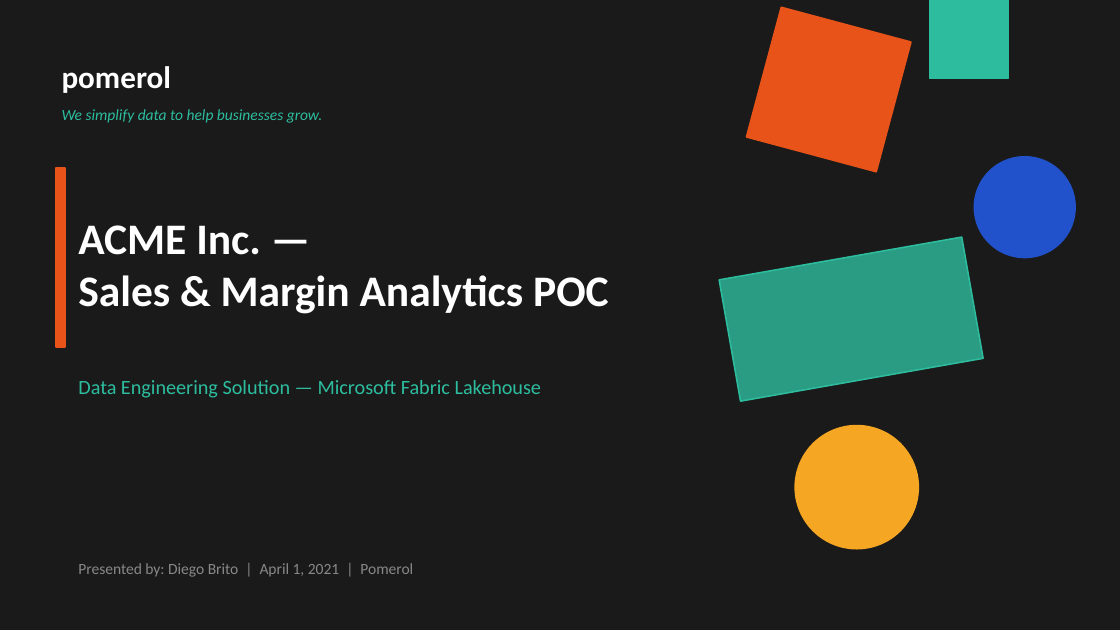
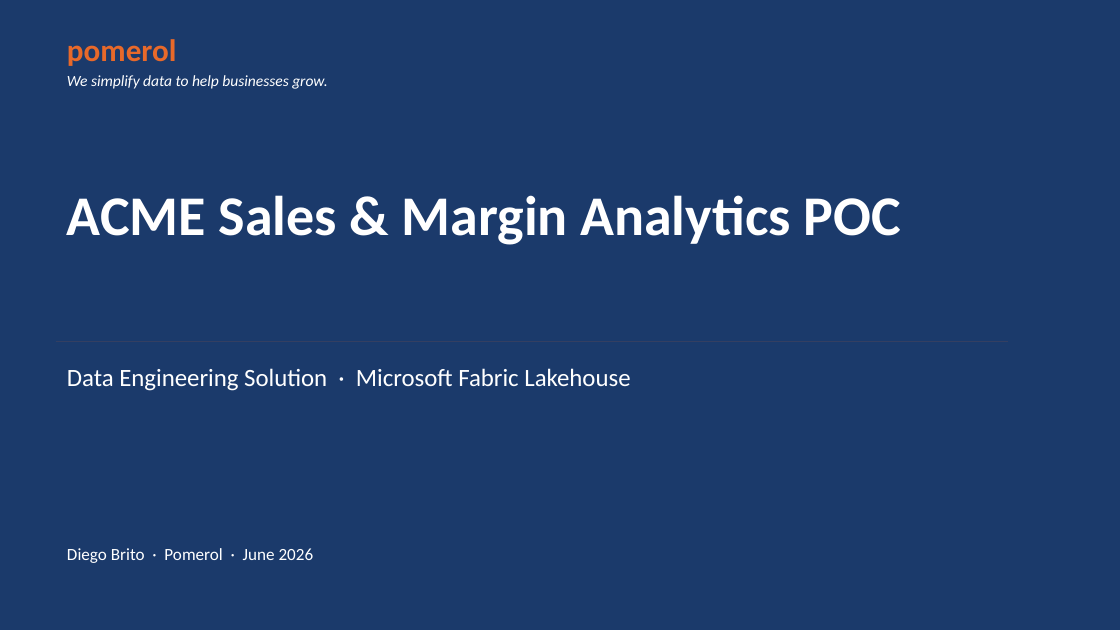
Before and after one commit to DiegoSVBrito/acme-lakehouse-poc, a slide deck: slide 1 of docs/ACME_DE_POC_Presentation.pptx. Drawn at 1120x630 pixels with LibreOffice and Linux fonts; fonts in the diff are those of the drawing. Boxes give left, top, right and bottom in pixels: in the first picture for what was removed or moved away, otherwise in the second. Text is boxed around its words. In the diff, an @@ line names an element or a change of style, - is before the commit and + after.

Commit message:
docs: replace presentation with final revised version (Pomerol-branded, charts added)

```diff
--- a/docs/ACME_DE_POC_Presentation.pptx
+++ b/docs/ACME_DE_POC_Presentation.pptx
@@ background #1A1A1A to #1B3A6B @@
@@ text "pomerol": place and size @@
-text "pomerol" at [62,66,172,93]
+text "pomerol" at [67,39,177,66]
@@ text "pomerol" at [67,39,177,66]: text colour #FFFFFF to #E8692A; vertical alignment middle to top @@
@@ rectangle removed at [746,7,911,172] @@
@@ rectangle removed at [930,0,1008,78] @@
@@ text "We simplify data to help ...": place and size @@
-text "We simplify data to help ..." at [62,109,322,123]
+text "We simplify data to help ..." at [67,75,327,89]
@@ text "We simplify data to help ..." at [67,75,327,89]: text colour #2DBD9E to #FFFFFF; vertical alignment middle to top @@
@@ rectangle removed at [56,168,65,347] @@
@@ ellipse removed at [974,157,1075,258] @@
@@ text at [67,195,901,245]: text changed; size 28 to 36 pt @@
-ACME Inc. —
-Sales & Margin Analytics POC
+ACME Sales & Margin Analytics POC
@@ rectangle removed at [719,237,983,401] @@
@@ rectangle added at [56,342,1008,342], fill #E8692A @@
@@ text at [67,368,630,391]: text changed; size 13 to 16 pt; text colour #2DBD9E to #FFFFFF @@
-Data Engineering Solution — Microsoft Fabric Lakehouse
+Data Engineering Solution · Microsoft Fabric Lakehouse
@@ ellipse removed at [795,426,918,549] @@
@@ vertical alignment middle to top in 3 elements at [67,368,630,391], [67,195,901,245], [67,548,314,563] @@
@@ text at [67,548,314,563]: text changed; size 10 to 11 pt; text colour #888888 to #FFFFFF @@
-Presented by: Diego Brito | April 1, 2021 | Pomerol
+Diego Brito · Pomerol · June 2026
```
Also in this commit, not shown: 12 other slides changed, 4 slides added, 1 slide removed.
